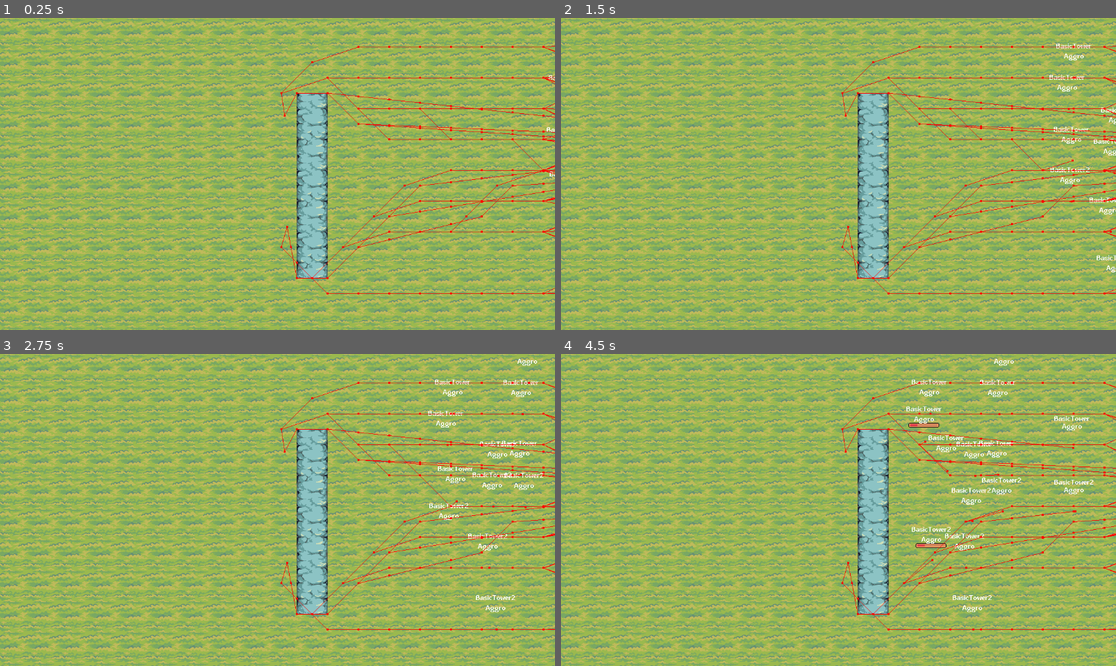
Above: before the commit, frames 1-4 (two rows, left to right).
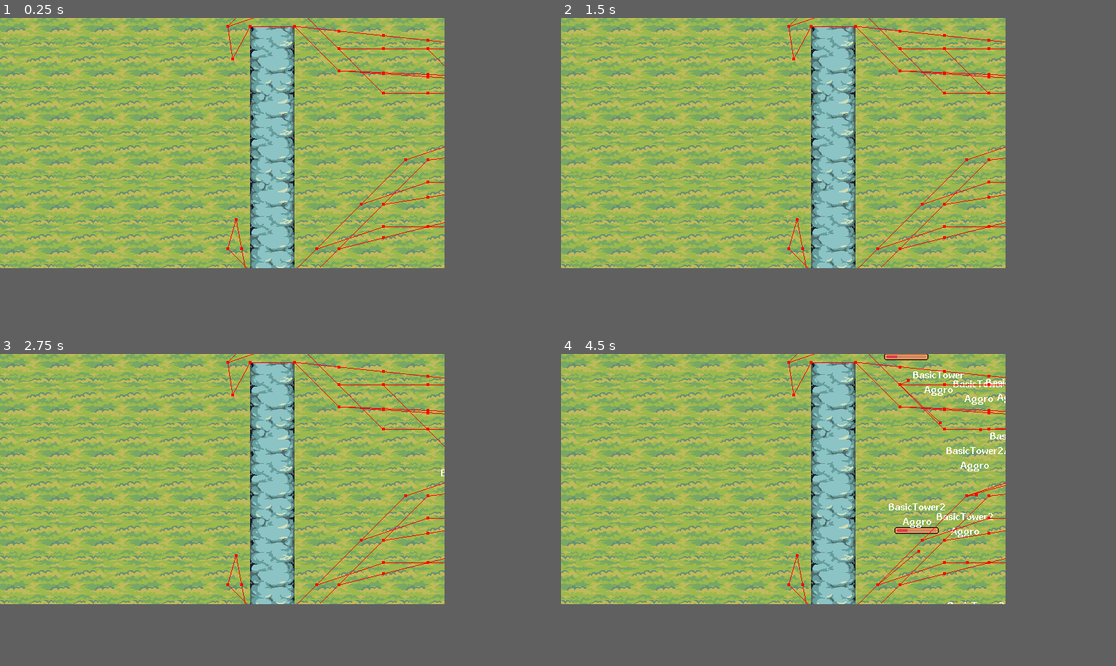
Above: after the commit, the same moments.

Repository: Cedro23/TDCardGame
Game: Godot game, scene res://scenes/game.tscn
Same seed, same stepped clock (60 frames per second), same inputs: the game is played once before the commit and once after it.
Inputs:
- Up to frame 1 (0.25 s): no input
- Up to frame 2 (1.5 s): no input
- Up to frame 3 (2.75 s): no input
- Up to frame 4 (4.5 s): no input
In our replay, the window is 799x449 before the commit and 640x360 after it. These sizes can differ from the game's own. Grey fills any space a smaller window leaves; there, only what the larger window draws over its background counts as a difference.

The runs differ from the first frame. In frame 1, 60% of the frame differs, in the area x 0-100%, y 0-100%; in frame 2, 60%; in frame 3, 60%; in frame 4, 61%.

Commit message:
ajout sprite carte

Diff:
--- a/project.godot
+++ b/project.godot
@@ -15,6 +15,12 @@
 config/features=PackedStringArray("4.2", "Forward Plus")
 config/icon="res://icon.svg"
 
+[display]
+
+window/size/viewport_width=640
+window/size/viewport_height=360
+window/stretch/mode="viewport"
+
 [dotnet]
 
 project/assembly_name="TDCardGame"
--- /dev/null
+++ b/scenes/DeckNHand.tscn
@@ -0,0 +1,5 @@
+[gd_scene format=3 uid="uid://bjbkoguqyglbr"]
+
+[node name="DeckNHand" type="Node2D"]
+
+[node name="CanvasLayer" type="CanvasLayer" parent="."]
Binary file added: assets/art/hud/card1.aseprite
Binary file added: assets/art/hud/card1.png
Not shown, added: assets/art/hud/card1.png.import
Not shown, changed: .gitignore
